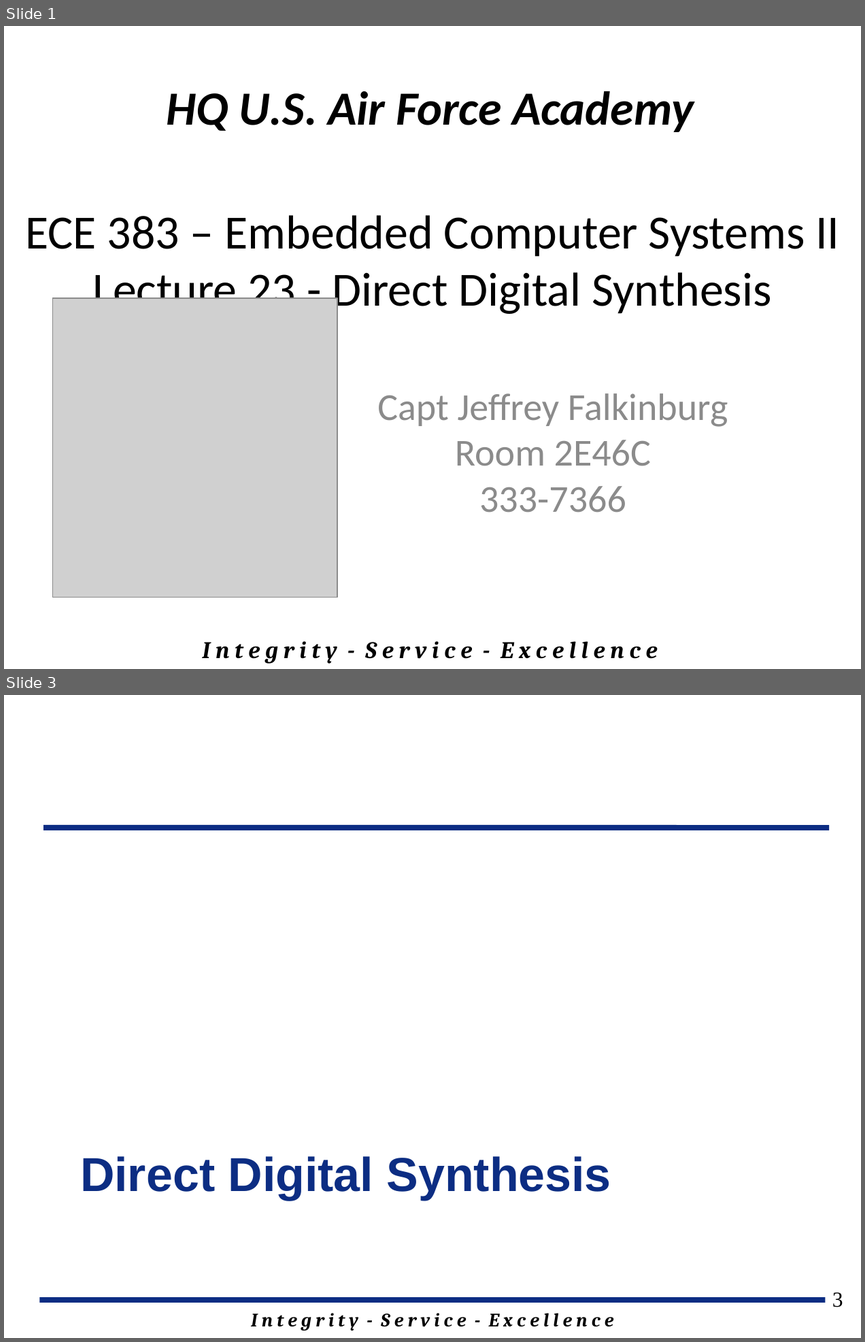
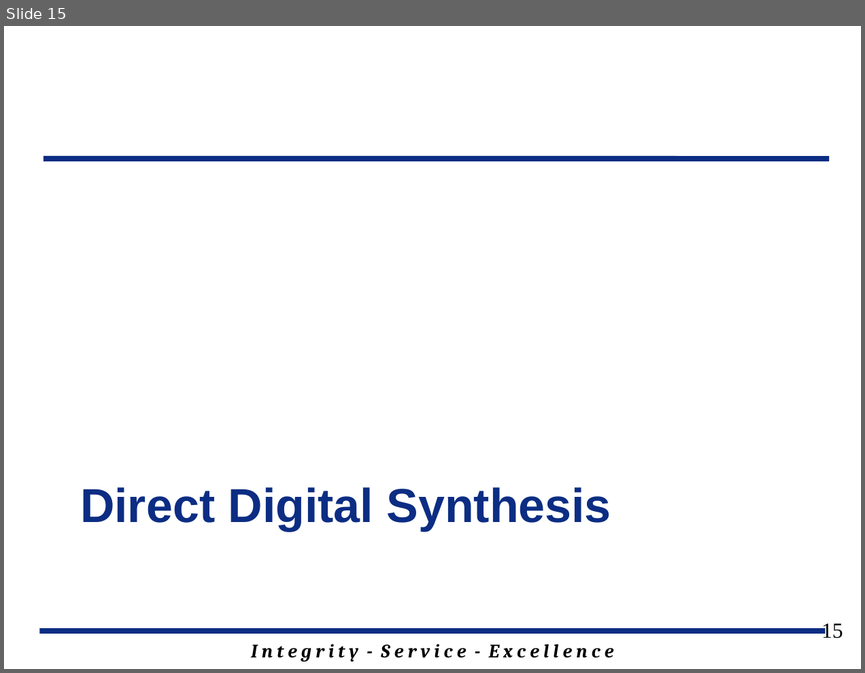
Before and after one commit to jfalkinburg/ECE383_web, a slide deck: lecture/slides/ECE_383_Lec23.pptx. Shown one above the other, each under a label of ours: slides 1 and 3 before the commit, slide 15 after it; the slides between them are not shown. The pictures are 865x1342 and 865x673 pixels, drawn with LibreOffice and Linux fonts; fonts in the diff are those of the drawing; grey boxes stand for pictures; background and template pictures are left out. Boxes give left, top, right and bottom in pixels: in the first picture for what was removed or moved away, otherwise in the second. Text is boxed around its words. In the diff, an @@ line names an element or a change of style, - is before the commit and + after.

```diff
--- a/lecture/slides/ECE_383_Lec23.pptx
+++ b/lecture/slides/ECE_383_Lec23.pptx
@@ slide 1 removed at <box>4,26,861,669</box>, background #FFFFFF @@
@@ text removed at <box>167,91,694,132</box> @@
-HQ U.S. Air Force Academy
@@ title removed at <box>25,215,839,317</box> @@
-ECE 383 – Embedded Computer Systems II
-Lecture 23 - Direct Digital Synthesis
@@ picture removed at <box>53,299,337,597</box> @@
@@ subtitle removed at <box>377,393,728,512</box> @@
-Capt Jeffrey Falkinburg
-Room 2E46C
-333-7366
@@ text removed at <box>202,641,657,663</box> @@
-I n t e g r i t y - S e r v i c e - E x c e l l e n c e
@@ what was slide 3 is now slide 15 @@
@@ page number at <box>821,623,842,638</box>: text changed @@
-3
+15
```
Also in this commit, not shown: 7 slides changed, 4 slides added, 4 other files.
